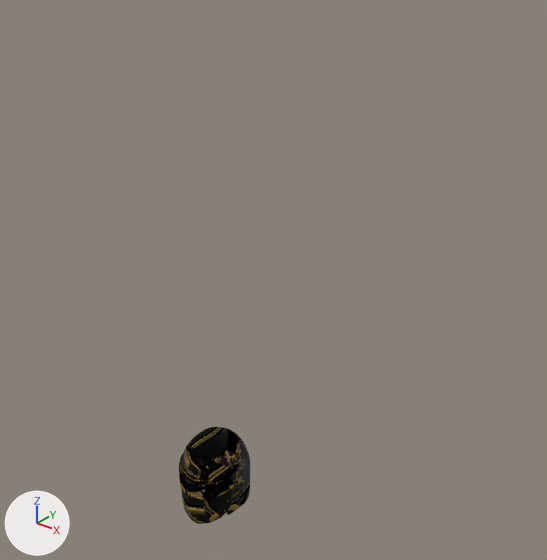
Before and after pictures for a commit that changed the glTF model client/public/q/gear/infernal.glb.
Both versions are drawn from a 50 mm camera at (1.48, -1.54, 1.87) aimed at (0.13, 0.15, 0.82). The lights are fixed; the arrows at lower left show +X, +Y and +Z. The older version comes first. Vertices at exactly the same position are counted once.

Objects in the first picture: 'helm'.
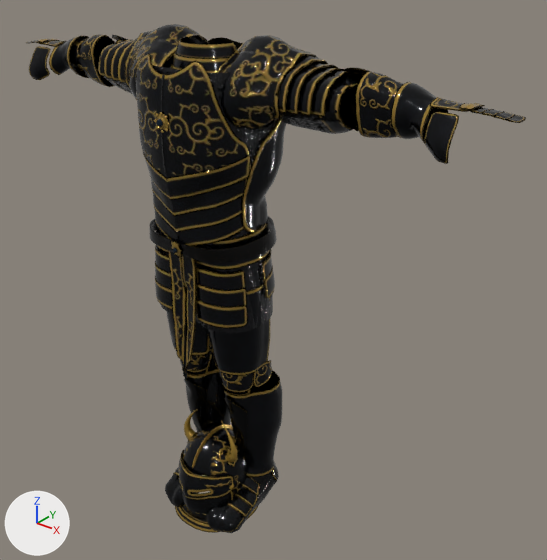
Where the change shows, as pixel boxes [x1, y1, x2, y2] in the pictures (547 x 560 px; the box of a moved part takes in the faces that stretch with it):
'chest', added: after [98, 24, 372, 381]
'gloves', added: after [26, 34, 526, 164]
'feet', added: after [165, 347, 282, 533]
'helm', reshaped (17% wider, 27% taller): before [179, 427, 250, 524]; after [175, 410, 258, 533]
'legs', added: after [166, 283, 272, 395]
part 1 of me_helm_001, rebuilt (9% taller): before [179, 454, 233, 500]; after [178, 450, 234, 500]
part 2 of me_helm_001, added: after [192, 424, 233, 468]
part 3 of me_helm_001, added (mostly hidden): after [181, 505, 208, 524]
part 4 of me_helm_001, added: after [175, 506, 258, 533]
part 5 of me_helm_001, added: after [221, 421, 238, 463]
part 6 of me_helm_001, added: after [184, 410, 196, 441]
part 7 of me_helm_001, added: after [225, 447, 238, 467]
part 8 of me_helm_001, moved or reshaped: before [181, 427, 250, 524]; after [181, 426, 247, 520]

Diff of the bpy script that builds the scene:
```diff
--- a/client/public/q/gear/infernal.glb.py
+++ b/client/public/q/gear/infernal.glb.py
@@ mat_feet_baked @@
+mat_feet_baked = bpy.data.materials.new('feet_baked')
+# uses the picture img_feet_color
+# uses the picture img_feet_normal
@@ mat_legs_baked @@
+mat_legs_baked = bpy.data.materials.new('legs_baked')
+# uses the picture img_legs_color
+# uses the picture img_legs_normal
@@ mat_gloves_baked @@
+mat_gloves_baked = bpy.data.materials.new('gloves_baked')
+# uses the picture img_gloves_color
+# uses the picture img_gloves_normal
@@ mat_chest_baked @@
+mat_chest_baked = bpy.data.materials.new('chest_baked')
+# uses the picture img_chest_color
+# uses the picture img_chest_normal
@@ me_helm_001 @@
-me_helm_001.from_pydata(...)  # 3995 vertices, 7998 faces; spans x -0.116..0.116, y -0.162..0.108, z -0.052..0.256
+me_helm_001.from_pydata(...)  # 4492 vertices, 8992 faces; spans x -0.142..0.142, y -0.167..0.139, z -0.047..0.351
+# me_helm_001 part 1: the loose piece of 445 vertices spanning x -0.114..0.115, y -0.162..-0.048, z 0.065..0.154 is rebuilt with 668 vertices and now spans x -0.118..0.118, y -0.167..-0.047, z 0.08..0.177
+# me_helm_001 part 2: a new loose piece of 539 vertices spanning x -0.007..0.007, y -0.125..0.119, z 0.07..0.28, in mat_helm_baked
+# me_helm_001 part 3: a new loose piece of 392 vertices spanning x -0.128..0.128, y -0.146..0.125, z -0.028..-0.004, in mat_helm_baked
+# me_helm_001 part 4: a new loose piece of 392 vertices spanning x -0.142..0.142, y -0.16..0.139, z -0.044..-0.02, in mat_helm_baked
+# me_helm_001 part 5: a new loose piece of 137 vertices spanning x 0.054..0.121, y -0.05..-0.008, z 0.191..0.351, in mat_helm_baked
+# me_helm_001 part 6: a new loose piece of 137 vertices spanning x -0.121..-0.054, y -0.049..-0.008, z 0.192..0.351, in mat_helm_baked
+# me_helm_001 part 7: a new loose piece of 62 vertices spanning x 0.067..0.108, y -0.051..-0.007, z 0.185..0.242, in mat_helm_baked
+# me_helm_001 part 8: 5 vertices moved within x -0.024..0.088, y -0.145..0.096, z 0.018..0.186; 3136 vertices removed from x -0.112..0.112, y -0.153..0.108, z -0.052..0.256; 2009 vertices added at x -0.115..0.115, y -0.16..0.111, z -0.047..0.267
+# other edits to the shape of me_helm_001 do not show in these pictures
 me_helm_001.materials.append(mat_helm_baked)
@@ ob_feet @@
+ob_feet = bpy.data.objects.new('feet', me_feet)  # 3032 vertices, 5992 faces; spans x -0.191..0.191, y -0.143..0.186, z -0.04..0.478
+ob_feet.location = (0.0, 0.0, 0.0)
@@ ob_legs @@
+ob_legs = bpy.data.objects.new('legs', me_legs)  # 3014 vertices, 5988 faces; spans x -0.188..0.188, y -0.1..0.106, z 0.466..0.872
+ob_legs.location = (0.0, 0.0, 0.0)
@@ ob_gloves @@
+ob_gloves = bpy.data.objects.new('gloves', me_gloves)  # 3024 vertices, 5992 faces; spans x -0.89..0.89, y -0.03..0.15, z 1.36..1.53
+ob_gloves.location = (0.0, 0.0, 0.0)
@@ ob_chest @@
+ob_chest = bpy.data.objects.new('chest', me_chest)  # 7585 vertices, 14986 faces; spans x -0.496..0.496, y -0.176..0.206, z 0.54..1.582
+ob_chest.location = (0.0, 0.0, 0.0)
```
